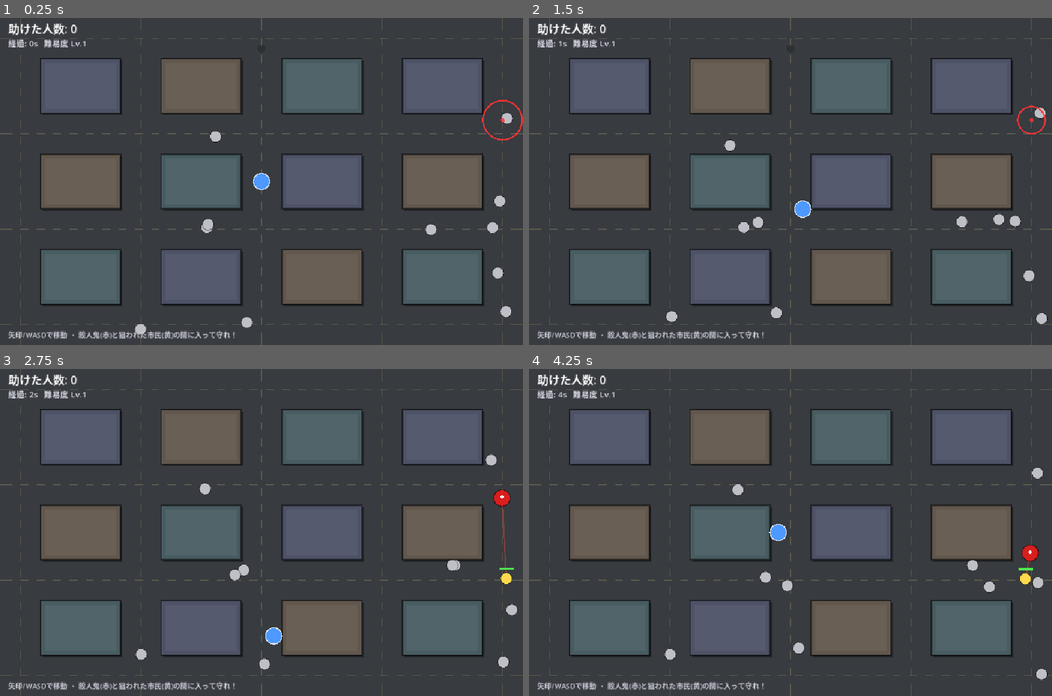
Above: before the commit, frames 1-4 (two rows, left to right).
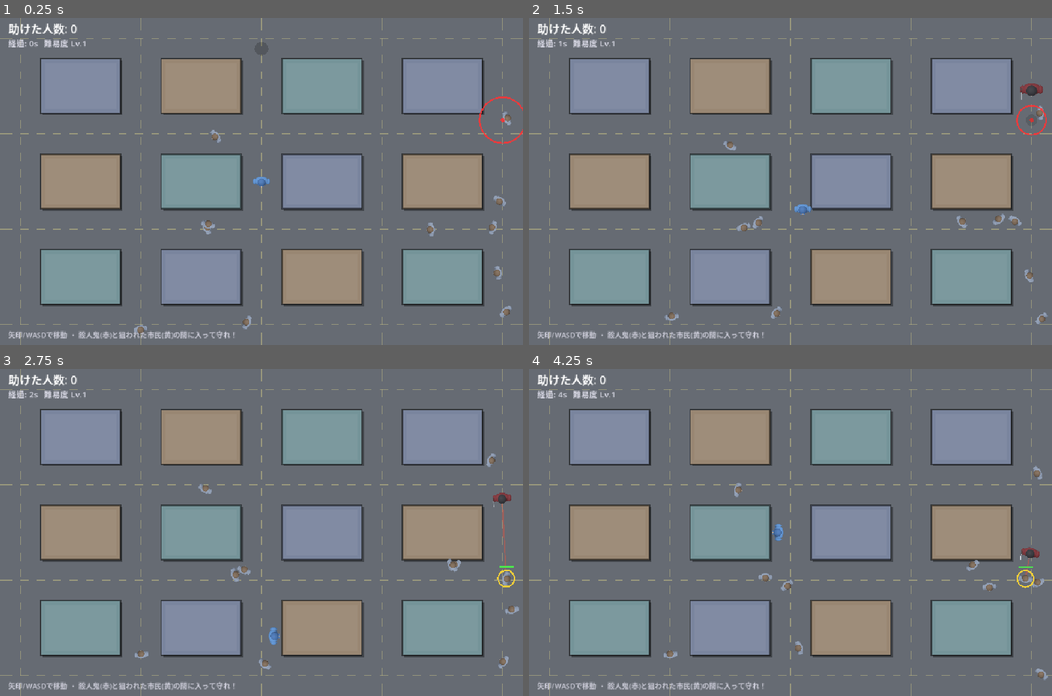
Above: after the commit, the same moments.

Repository: dala00/godot-citizen-defender
Game: Godot game, scene res://Main.tscn
Same seed, same stepped clock (60 frames per second), same inputs: the game is played once before the commit and once after it.
Inputs:
- Up to frame 1 (0.25 s): no input
- Up to frame 2 (1.5 s): tap Enter at 0.5, 1.35 s; hold Right 0.53-1.28 s; hold Enter 0.53-1.28 s; tap Space at 0.77 s; hold Down from 1.28 s (still down)
- Up to frame 3 (2.75 s): tap Space at 1.52 s; release Down at 2.03 s; hold Right from 2.03 s (still down); hold Enter from 2.03 s (still down)
- Up to frame 4 (4.25 s): release Right at 2.78 s; release Enter at 2.78 s; hold Up 2.78-3.53 s; tap Enter at 2.85 s; tap Space at 3.02, 3.77 s; hold Left from 3.53 s (still down); hold Enter from 3.53 s (still down)

The runs differ from the first frame. In frame 1, 99% of the frame differs, in the area x 0-100%, y 0-100%; in frame 2, 98%; in frame 3, 99%; in frame 4, 99%.

Commit message:
キャラのスプライト化・向き・ジャンプ演出・BGM・明るい配色
- 市民/殺人鬼/プレイヤーを Blender 製の真上見下ろしスプライトに差し替え
  （殺人鬼はナイフ付き、プレイヤーは青キャップ）。未インポート時は丸で代替
- 各キャラが進行方向を向くよう回転描画
- 殺人鬼のジャンプを可視化：上空へ飛んで消え、着地点へ降ってくるアニメ
- BGM「Urban Atmosphere」(FLASH☆BEAT / DOVA-SYNDROME) をループ再生
- 道路・建物の配色を明るく調整
- READMEにスプライト版スクショ・BGMクレジットを反映

Co-Authored-By: Claude Opus 4.8 <noreply@anthropic.com>

Diff:
--- a/Main.gd
+++ b/Main.gd
@@ -26,7 +26,7 @@
 var font: Font
 
 var citizens: Array = []
-var player := {"pos": SCREEN * 0.5}
+var player := {"pos": SCREEN * 0.5, "face": Vector2.DOWN}
 var killer := {}
 
 # 街路グリッド：建物ブロックを道で囲む
@@ -43,15 +43,64 @@
 var game_over := false
 
 var sfx := {}   # 効果音キャッシュ（起動時にコード合成）
+var tex := {}   # キャラのスプライト（Blender 製・未インポート時は丸で代替）
 const DEBUG_AUTOPLAY := false   # スクショ撮影用の自動操作（撮影後 false に戻す）
 
 
 func _ready() -> void:
 	rng.randomize()
 	font = ThemeDB.fallback_font
+	_load_tex()
 	_build_sfx()
+	_start_bgm()
 	_build_city()
 	_reset()
+
+
+func _start_bgm() -> void:
+	var path := "res://assets/Urban_Atmosphere.mp3"
+	if not ResourceLoader.exists(path):
+		return
+	var stream = load(path)
+	if stream is AudioStreamMP3:
+		stream.loop = true   # ループ再生
+	var p := AudioStreamPlayer.new()
+	p.name = "BGM"
+	p.stream = stream
+	p.volume_db = -10.0   # SE が聞こえるよう控えめ
+	p.bus = "Master"
+	add_child(p)
+	p.play()
+
+
+func _load_tex() -> void:
+	for k in ["citizen", "killer", "player"]:
+		var path := "res://assets/%s.png" % k
+		if ResourceLoader.exists(path):
+			tex[k] = load(path)
+
+
+## スプライトを中心 pos に size 四方で描く。テクスチャが無ければ false。
+func _spr(key: String, pos: Vector2, size: float, rot := 0.0, mod := Color.WHITE) -> bool:
+	var t = tex.get(key)
+	if t == null:
+		return false
+	var s := Vector2(size, size)
+	if is_zero_approx(rot):
+		draw_texture_rect(t, Rect2(pos - s * 0.5, s), false, mod)
+	else:
+		# 中心 pos で回転（スプライトは鼻が上＝-Y 向きで作成）
+		draw_set_transform(pos, rot, Vector2.ONE)
+		draw_texture_rect(t, Rect2(-s * 0.5, s), false, mod)
+		draw_set_transform(Vector2.ZERO, 0.0, Vector2.ONE)
+	return true
+
+
+## 向きベクトルからスプライト回転角（鼻=上=-Y を基準）
+func _face_rot(face: Vector2) -> float:
+	if face.length_squared() < 0.0001:
+		return 0.0
+	return face.angle() + PI * 0.5
 
 
 ## 建物グリッドを生成。道(ROAD幅)で全ブロックを囲み、周囲も道にする。
@@ -62,7 +111,7 @@
 	h_roads.clear()
 	var bw := (SCREEN.x - ROAD * (COLS + 1)) / COLS
 	var bh := (SCREEN.y - ROAD * (ROWS + 1)) / ROWS
-	var palette := [Color(0.30, 0.32, 0.40), Color(0.38, 0.34, 0.30), Color(0.28, 0.36, 0.38)]
+	var palette := [Color(0.48, 0.52, 0.62), Color(0.60, 0.53, 0.45), Color(0.46, 0.58, 0.60)]
 	for cx in COLS:
 		for cy in ROWS:
 			var x := ROAD + cx * (bw + ROAD)
@@ -117,6 +166,7 @@
 		"state": "wander",   # wander / flee
 		"flash": 0.0,        # ダメージ表示用
 		"flee_time": 0.0,
+		"face": Vector2.DOWN,
 	}
 	if anywhere:
 		c.pos = _random_road_point()
@@ -193,6 +243,7 @@
 			# 助かった市民は建物を無視して最寄りの画面端へ一直線に退場
 			c.flee_time += dt
 			c.pos += c.vel * dt
+			c.face = c.vel.normalized()
 			if _is_off_screen(c.pos) or c.flee_time > 5.0:
 				to_remove.append(c)
 			continue
@@ -211,6 +262,8 @@
 			c.vel = _rand_dir() * CITIZEN_SPEED
 			c.dir_timer = rng.randf_range(0.4, 1.0)
 		c.pos = np
+		if c.vel.length() > 1.0:
+			c.face = c.vel.normalized()
 		# 画面内へ戻す（端で反射）
 		if c.pos.x < 20 or c.pos.x > SCREEN.x - 20:
 			c.vel.x = -c.vel.x
@@ -255,6 +308,9 @@
 		"land_pos": SCREEN * 0.5,
 		"blocked": false,
 		"stuck": 0.0,            # 建物で進めない時間
+		"face": Vector2.DOWN,
+		"air_total": 2.0,        # 今回のジャンプ滞空時間
+		"take_pos": Vector2(SCREEN.x * 0.5, 60),  # 離陸地点
 	}
 	# 着地点はどこかの市民の近くに（道の上へ補正）
 	if not citizens.is_empty():
@@ -291,6 +347,8 @@
 	killer.target = null
 	killer.state = "air"
 	killer.air_timer = _air_time()
+	killer.air_total = killer.air_timer
+	killer.take_pos = killer.pos   # 離陸地点
 	killer.stuck = 0.0
 	var lp: Vector2
 	if land_override != null:
@@ -348,6 +406,7 @@
 				if killer.target == null:
 					return
 			var target = killer.target
+			killer.face = (target.pos - killer.pos).normalized()  # 標的の方を向く
 			killer.blocked = _player_is_blocking()
 			if killer.blocked:
 				# 困って立ち止まる（混乱が溜まる）
@@ -400,6 +459,7 @@
 		var to_mid: Vector2 = mid - player.pos
 		if to_mid.length() > 2.0:
 			player.pos = _move_axis(player.pos, to_mid.normalized() * PLAYER_SPEED * dt, PLAYER_RADIUS)
+			player.face = to_mid.normalized()
 		return
 	var dir := Vector2.ZERO
 	if Input.is_key_pressed(KEY_LEFT) or Input.is_key_pressed(KEY_A): dir.x -= 1
@@ -408,6 +468,7 @@
 	if Input.is_key_pressed(KEY_DOWN) or Input.is_key_pressed(KEY_S): dir.y += 1
 	if dir != Vector2.ZERO:
 		player.pos = _move_axis(player.pos, dir.normalized() * PLAYER_SPEED * dt, PLAYER_RADIUS)
+		player.face = dir.normalized()
 	player.pos.x = clamp(player.pos.x, PLAYER_RADIUS, SCREEN.x - PLAYER_RADIUS)
 	player.pos.y = clamp(player.pos.y, PLAYER_RADIUS, SCREEN.y - PLAYER_RADIUS)
 
@@ -459,12 +520,12 @@
 
 func _draw_city() -> void:
 	# 地面（道のアスファルト）
-	draw_rect(Rect2(Vector2.ZERO, SCREEN), Color(0.22, 0.23, 0.25))
+	draw_rect(Rect2(Vector2.ZERO, SCREEN), Color(0.40, 0.42, 0.45))
 	# 道のセンターライン（破線）
 	for cx in v_roads:
-		draw_dashed_line(Vector2(cx, 0), Vector2(cx, SCREEN.y), Color(0.9, 0.85, 0.5, 0.20), 2.0, 16.0)
+		draw_dashed_line(Vector2(cx, 0), Vector2(cx, SCREEN.y), Color(0.97, 0.92, 0.55, 0.35), 2.0, 16.0)
 	for cy in h_roads:
-		draw_dashed_line(Vector2(0, cy), Vector2(SCREEN.x, cy), Color(0.9, 0.85, 0.5, 0.20), 2.0, 16.0)
+		draw_dashed_line(Vector2(0, cy), Vector2(SCREEN.x, cy), Color(0.97, 0.92, 0.55, 0.35), 2.0, 16.0)
 	# 建物（歩行不可の障害物）。影＋本体＋屋上のふち
 	for i in buildings.size():
 		var r: Rect2 = buildings[i]
@@ -478,18 +539,24 @@
 
 
 func _draw_citizen(c: Dictionary) -> void:
-	var col := Color(0.75, 0.75, 0.78)
+	var targeted: bool = killer.target == c and killer.state == "stalk"
+	# 状態リング（足元）
 	if c.state == "flee":
-		col = Color(0.4, 0.9, 0.5)
-	elif killer.target == c and killer.state == "stalk":
-		col = Color(1.0, 0.85, 0.3)  # 狙われている
+		draw_circle(c.pos, CITIZEN_RADIUS + 5, Color(0.4, 1.0, 0.5, 0.85), false, 3.0)
+	elif targeted:
+		draw_circle(c.pos, CITIZEN_RADIUS + 5, Color(1.0, 0.85, 0.2, 0.9), false, 3.0)
+	# スプライト（無ければ丸）
+	if not _spr("citizen", c.pos, 44.0, _face_rot(c.face)):
+		var col := Color(0.75, 0.75, 0.78)
+		if c.state == "flee": col = Color(0.4, 0.9, 0.5)
+		elif targeted: col = Color(1.0, 0.85, 0.3)
+		draw_circle(c.pos, CITIZEN_RADIUS, col)
+	# 被弾フラッシュ
 	if c.flash > 0.0:
-		col = Color(1, 1, 1)
-	draw_circle(c.pos, CITIZEN_RADIUS, col)
-	draw_circle(c.pos, CITIZEN_RADIUS, Color(0, 0, 0, 0.4), false, 1.5)
+		draw_circle(c.pos, CITIZEN_RADIUS + 2, Color(1, 1, 1, clamp(c.flash * 2.0, 0.0, 0.7)))
 	# 狙われている市民の上に HP
-	if killer.target == c and killer.state == "stalk" and c.state == "wander":
-		_draw_hp_bar(c.pos + Vector2(-14, -CITIZEN_RADIUS - 10), 28.0, float(c.hp) / CITIZEN_HP)
+	if targeted and c.state == "wander":
+		_draw_hp_bar(c.pos + Vector2(-14, -CITIZEN_RADIUS - 14), 28.0, float(c.hp) / CITIZEN_HP)
 
 
 func _draw_hp_bar(pos: Vector2, w: float, ratio: float) -> void:
@@ -501,21 +568,50 @@
 	draw_rect(Rect2(pos, Vector2(w * ratio, 4)), col)
 
 
+## ジャンプ：離陸地点から上へ飛んで消え、着地地点へ落ちてくる
+func _draw_killer_jump() -> void:
+	var H := 240.0   # ジャンプの高さ
+	var base := 58.0
+	var take: Vector2 = killer.take_pos
+	var land: Vector2 = killer.land_pos
+	var total: float = killer.air_total
+	var t: float = clamp(1.0 - killer.air_timer / total, 0.0, 1.0)
+	var rot := _face_rot(killer.face)
+	# 着地予告リング（早めに出して着地点を知らせる）
+	var ring: float = lerp(48.0, KILLER_RADIUS + 6.0, t)
+	draw_arc(land, ring, 0, TAU, 40, Color(1, 0.2, 0.2, 0.85), 3.0)
+	draw_circle(land, 4, Color(1, 0.2, 0.2, 0.85))
+	if t < 0.5:
+		# 上昇：離陸地点から上へ、大きくなりながらフェードアウト
+		var a: float = t / 0.5
+		var hgt: float = (1.0 - pow(1.0 - a, 2.0)) * H
+		var scl: float = 1.0 + 0.45 * a
+		var al: float = 1.0 - smoothstep(0.6, 1.0, a)
+		draw_circle(take, KILLER_RADIUS * (1.0 - 0.7 * a), Color(0, 0, 0, 0.25 * (1.0 - a)))  # 影
+		var jp := take + Vector2(0, -hgt)
+		if not _spr("killer", jp, base * scl, rot, Color(1, 1, 1, al)):
+			draw_circle(jp, KILLER_RADIUS * scl, Color(0.85, 0.12, 0.12, al))
+	else:
+		# 落下：上空から着地地点へ、小さくなりながらフェードイン
+		var b: float = (t - 0.5) / 0.5
+		var hgt: float = pow(1.0 - b, 2.0) * H
+		var scl: float = 1.0 + 0.45 * (1.0 - b)
+		var al: float = smoothstep(0.0, 0.25, b)
+		draw_circle(land, KILLER_RADIUS * (0.4 + 0.6 * b), Color(0, 0, 0, 0.25 * b))  # 影
+		var jp := land + Vector2(0, -hgt)
+		if not _spr("killer", jp, base * scl, rot, Color(1, 1, 1, al)):
+			draw_circle(jp, KILLER_RADIUS * scl, Color(0.85, 0.12, 0.12, al))
+
+
 func _draw_killer() -> void:
 	if killer.state == "air":
-		# 着地予告リング
-		var t: float = 1.0 - killer.air_timer / _air_time()
-		var ring: float = lerp(50.0, KILLER_RADIUS + 6.0, t)
-		draw_arc(killer.land_pos, ring, 0, TAU, 40, Color(1, 0.2, 0.2, 0.9), 3.0)
-		draw_circle(killer.land_pos, 4, Color(1, 0.2, 0.2, 0.8))
-		# 上空の影（小さく）
-		draw_circle(killer.pos, KILLER_RADIUS * 0.5, Color(0, 0, 0, 0.2))
+		_draw_killer_jump()
 		return
-	# 通常
-	draw_circle(killer.pos, KILLER_RADIUS, Color(0.85, 0.12, 0.12))
-	draw_circle(killer.pos, KILLER_RADIUS, Color(0, 0, 0, 0.5), false, 2.0)
-	# 目印（凶器＝白い三角）
-	draw_circle(killer.pos + Vector2(0, -2), 3, Color(1, 1, 1, 0.9))
+	# 通常（スプライト or 丸）
+	if not _spr("killer", killer.pos, 58.0, _face_rot(killer.face)):
+		draw_circle(killer.pos, KILLER_RADIUS, Color(0.85, 0.12, 0.12))
+		draw_circle(killer.pos, KILLER_RADIUS, Color(0, 0, 0, 0.5), false, 2.0)
+		draw_circle(killer.pos + Vector2(0, -2), 3, Color(1, 1, 1, 0.9))
 	# 混乱表示
 	if killer.blocked:
 		var fr: float = killer.frustration / _frustration_max()
@@ -525,12 +621,14 @@
 
 func _draw_player() -> void:
 	var blocking := not game_over and _player_is_blocking()
-	var col := Color(0.3, 0.6, 1.0)
-	draw_circle(player.pos, PLAYER_RADIUS, col)
-	draw_circle(player.pos, PLAYER_RADIUS, Color(1, 1, 1, 0.8), false, 2.0)
-	# 妨害中はシールド光
+	# 妨害中はシールド光（足元）
 	if blocking:
-		draw_arc(player.pos, PLAYER_RADIUS + 6, 0, TAU, 32, Color(0.4, 1, 0.5, 0.9), 3.0)
+		draw_circle(player.pos, PLAYER_RADIUS + 7, Color(0.4, 1, 0.5, 0.25))
+		draw_arc(player.pos, PLAYER_RADIUS + 7, 0, TAU, 32, Color(0.4, 1, 0.5, 0.95), 3.0)
+	# スプライト（無ければ丸）
+	if not _spr("player", player.pos, 54.0, _face_rot(player.face)):
+		draw_circle(player.pos, PLAYER_RADIUS, Color(0.3, 0.6, 1.0))
+		draw_circle(player.pos, PLAYER_RADIUS, Color(1, 1, 1, 0.8), false, 2.0)
 
 
 func _draw_ui() -> void:
Binary file added: assets/citizen.png
Not shown, added: assets/citizen.png.import
Binary file added: assets/killer.png
Not shown, added: assets/killer.png.import
Binary file added: assets/player.png
Not shown, added: assets/player.png.import
Binary file changed: resource/screenshot.png
Not shown, changed: README.md
